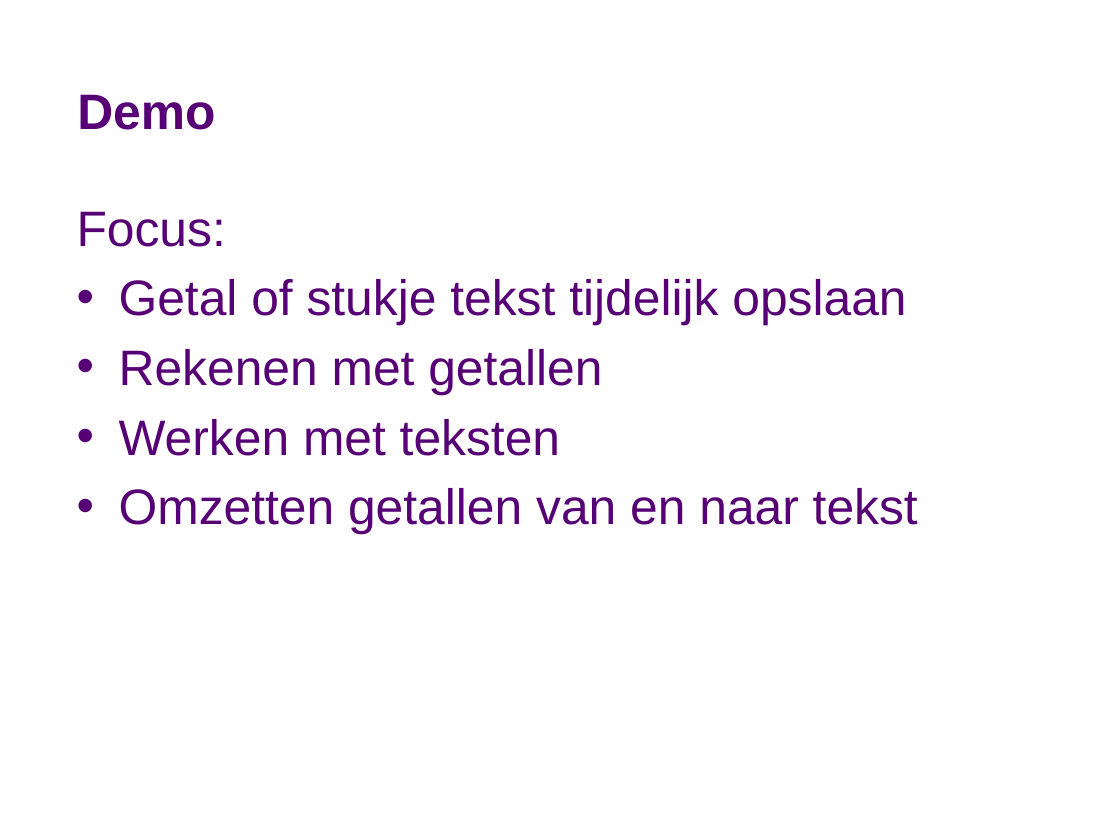
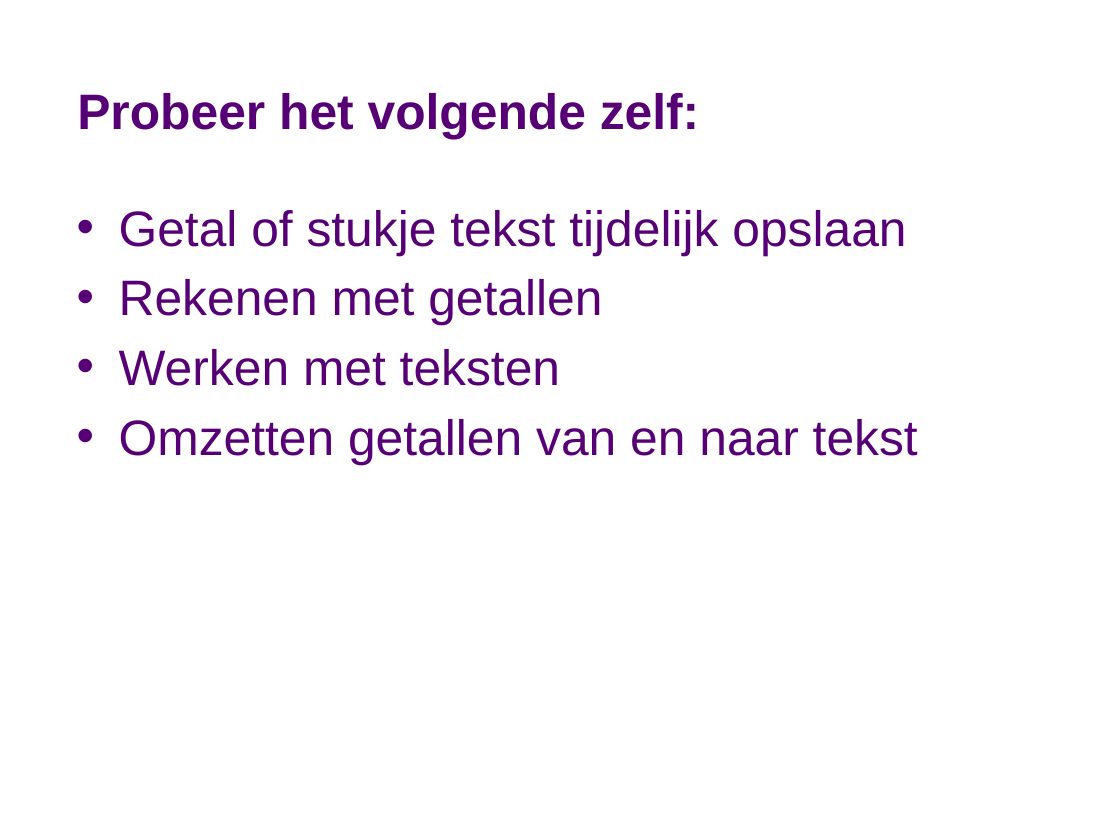
Before and after one commit to stasemsoft/softwarematerial, a slide deck: slide 10 of docs/basic/var/Variabelen-bewerkingen-conversies.pptx. Drawn at 1120x840 pixels with LibreOffice and Linux fonts; fonts in the diff are those of the drawing; background and template pictures are left out. Boxes give left, top, right and bottom in pixels: in the first picture for what was removed or moved away, otherwise in the second. Text is boxed around its words. In the diff, an @@ line names an element or a change of style, - is before the commit and + after.

```diff
--- a/docs/basic/var/Variabelen-bewerkingen-conversies.pptx
+++ b/docs/basic/var/Variabelen-bewerkingen-conversies.pptx
@@ title at bbox=[77, 93, 700, 139]: text changed @@
-Demo
+Probeer het volgende zelf:
@@ text at bbox=[77, 211, 226, 247]: paragraph removed @@
-Focus:
```
Also in this commit, not shown: 2 other slides changed, 1 slide removed, 4 other files.
